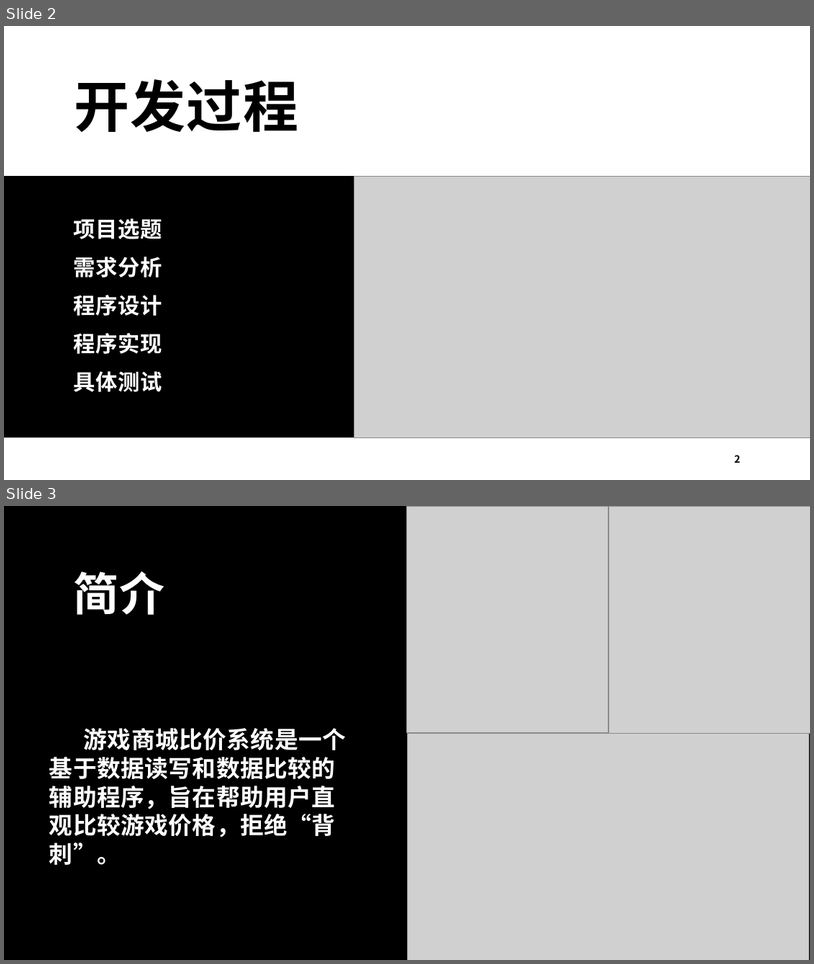
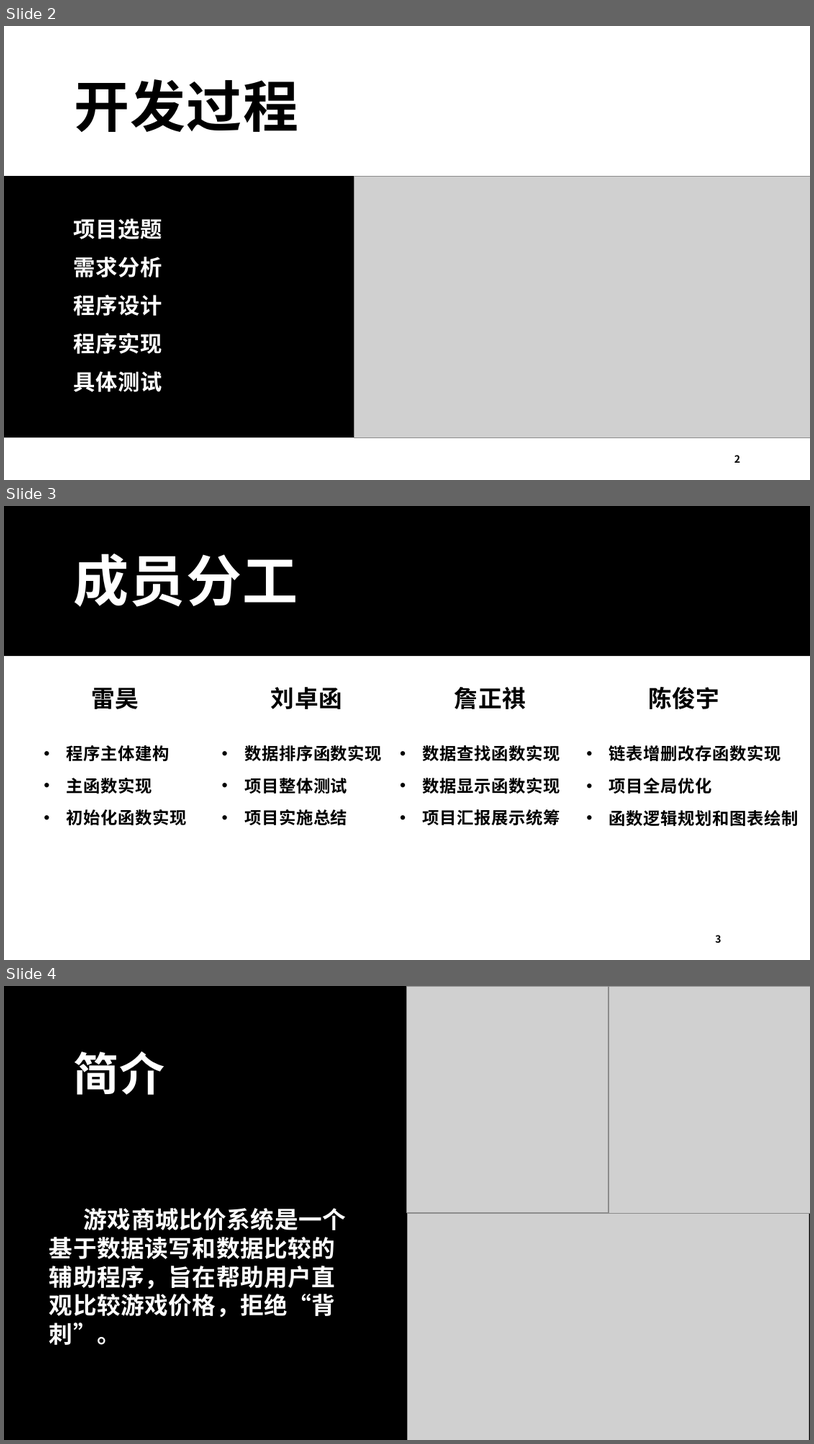
Before and after one commit to thenobody996/C-Project, a slide deck: 项目文档/PBLF项目.pptx. Shown one above the other, each under a label of ours: slides 2 and 3 before the commit, slides 2, 3 and 4 after it. The pictures are 814x964 and 814x1444 pixels, drawn with LibreOffice and Linux fonts; fonts in the diff are those of the drawing; grey boxes stand for pictures. Boxes give left, top, right and bottom in pixels: in the first picture for what was removed or moved away, otherwise in the second. Text is boxed around its words. In the diff, an @@ line names an element or a change of style, - is before the commit and + after.

```diff
--- a/项目文档/PBLF项目.pptx
+++ b/项目文档/PBLF项目.pptx
@@ slide 3 added at [4,506,810,960], background #FFFFFF @@
@@ rectangle added at [4,506,810,656], fill #000000 @@
@@ title added at [74,554,298,607], 66 pt, text #FFFFFF, bold @@
+成员分工
@@ text added at [92,687,139,709], 28 pt, text #000000, bold @@
+雷昊
@@ text added at [271,687,342,709], 28 pt, text #000000, bold @@
+刘卓函
@@ text added at [455,687,526,709], 28 pt, text #000000, bold @@
+詹正祺
@@ text added at [649,687,720,709], 28 pt, text #000000, bold @@
+陈俊宇
@@ text added at [67,745,187,825], 20 pt, text #000000, bold @@
+• 程序主体建构
+• 主函数实现
+• 初始化函数实现
@@ text added at [244,745,382,825], 20 pt, text #000000, bold @@
+• 数据排序函数实现
+• 项目整体测试
+• 项目实施总结
@@ text added at [423,745,561,825], 20 pt, text #000000, bold @@
+• 数据查找函数实现
+• 数据显示函数实现
+• 项目汇报展示统筹
@@ text added at [610,745,799,826], 20 pt, text #000000, bold @@
+• 链表增删改存函数实现
+• 项目全局优化
+• 函数逻辑规划和图表绘制
@@ page number added at [715,934,721,942], 12 pt, text #000000, bold @@
+3
@@ what was slide 3 is now slide 4 @@
```
Also in this commit, not shown: 1 slide changed, 10 other slides added, 4 slides removed.
